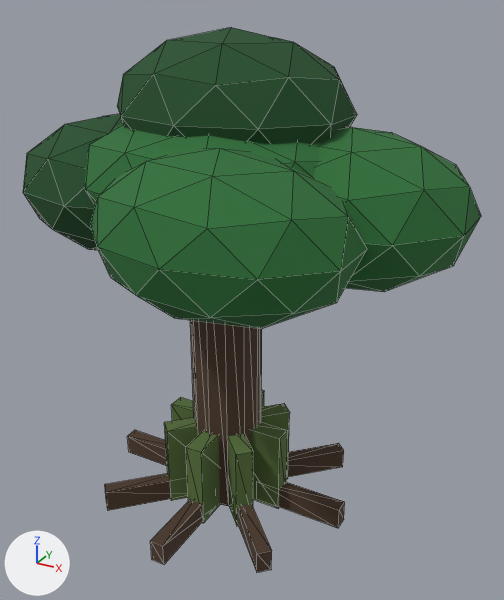
What one commit did to the glTF model SourceAssets/MistForest/SM_MistForestAncientOak_A.glb.
Before and after are seen from a camera (50 mm lens) standing at (7.76, -12.84, 11.89) and looking at (0.54, 0.3, 5.32). The lights are fixed; the arrows at lower left show +X, +Y and +Z. The picture after the commit comes second. Mesh edges are drawn as thin lines. Vertices at exactly the same position are counted once.

The scene before the commit, as lines of its bpy script (objects in view):
```python
me_cylinder = bpy.data.meshes.new('Cylinder')
me_cylinder.from_pydata(...)  # 404 vertices, 716 faces; spans x -5.46..5.27, y -4.1..4.3, z 0.0..11.25
# faces by material slot: [140, 96, 240, 240]
me_cylinder.materials.append(mat_m_forestbark)  # brown #4d3a2b
me_cylinder.materials.append(mat_m_forestbarkmoss)  # dark green #59733c
me_cylinder.materials.append(mat_m_forestleaf)  # dark green #2c6f37
me_cylinder.materials.append(mat_m_forestleafdark)  # dark green #1d4d27
ob_sm_mistforestancientoak_a = bpy.data.objects.new('SM_MistForestAncientOak_A', me_cylinder)
ob_sm_mistforestancientoak_a.location = (0.0, 0.0, 0.0)
```
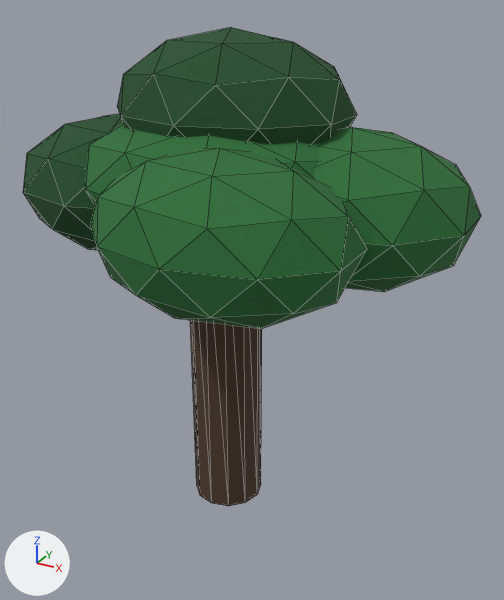
Commit message: Remove exposed roots from mist forest oak

Pixel boxes (x1, y1, x2, y2) of what changed, in the pictures (504 x 600 px):
'SM_MistForestAncientOak_A', reshaped (12% shorter): before (23, 27, 481, 572); after (23, 27, 481, 506)
part 1 of me_cylinder, deleted: before (105, 390, 345, 572)

The change, as a diff of the scene's bpy script:
```diff
--- a/SourceAssets/MistForest/SM_MistForestAncientOak_A.glb.py
+++ b/SourceAssets/MistForest/SM_MistForestAncientOak_A.glb.py
@@ me_cylinder @@
 # used by ob_sm_mistforestancientoak_a; location = (0.0, 0.0, 0.0)
-me_cylinder.from_pydata(...)  # 404 vertices, 716 faces; spans x -5.46..5.27, y -4.1..4.3, z 0.0..11.25
+me_cylinder.from_pydata(...)  # 276 vertices, 524 faces; spans x -5.46..5.27, y -4.1..4.3, z 0.0..11.25
+# me_cylinder part 1: 16 loose pieces with 128 vertices, spanning x -3.17..3.17, y -3.17..3.17, z 0.0..2.1, are deleted
 me_cylinder.materials.append(mat_m_forestbark)
-me_cylinder.materials.append(mat_m_forestbarkmoss)  # dark green #59733c
 me_cylinder.materials.append(mat_m_forestleaf)
```
